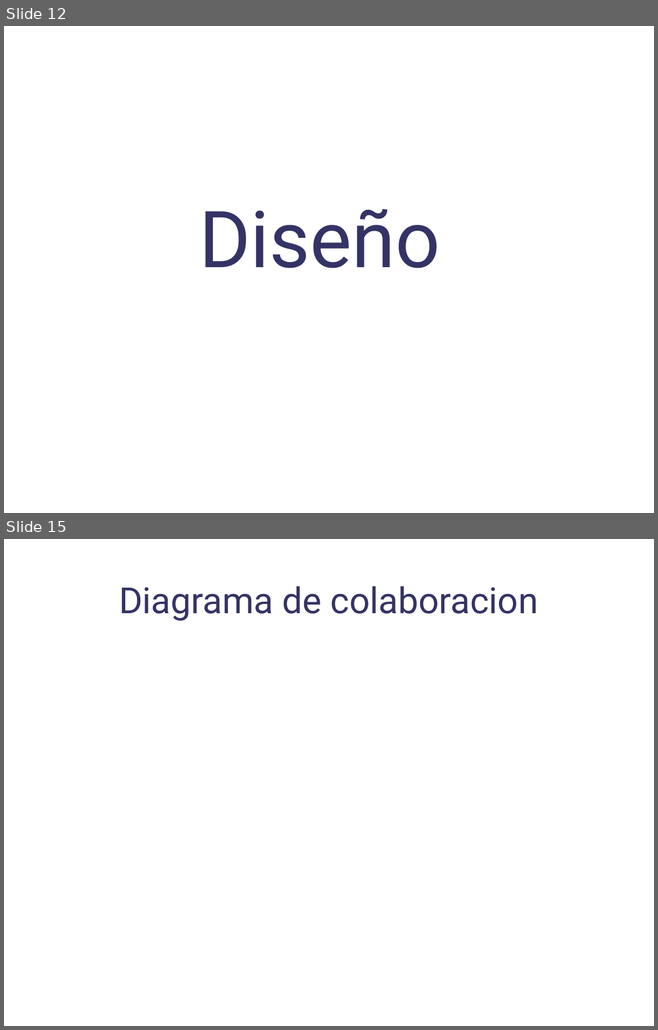
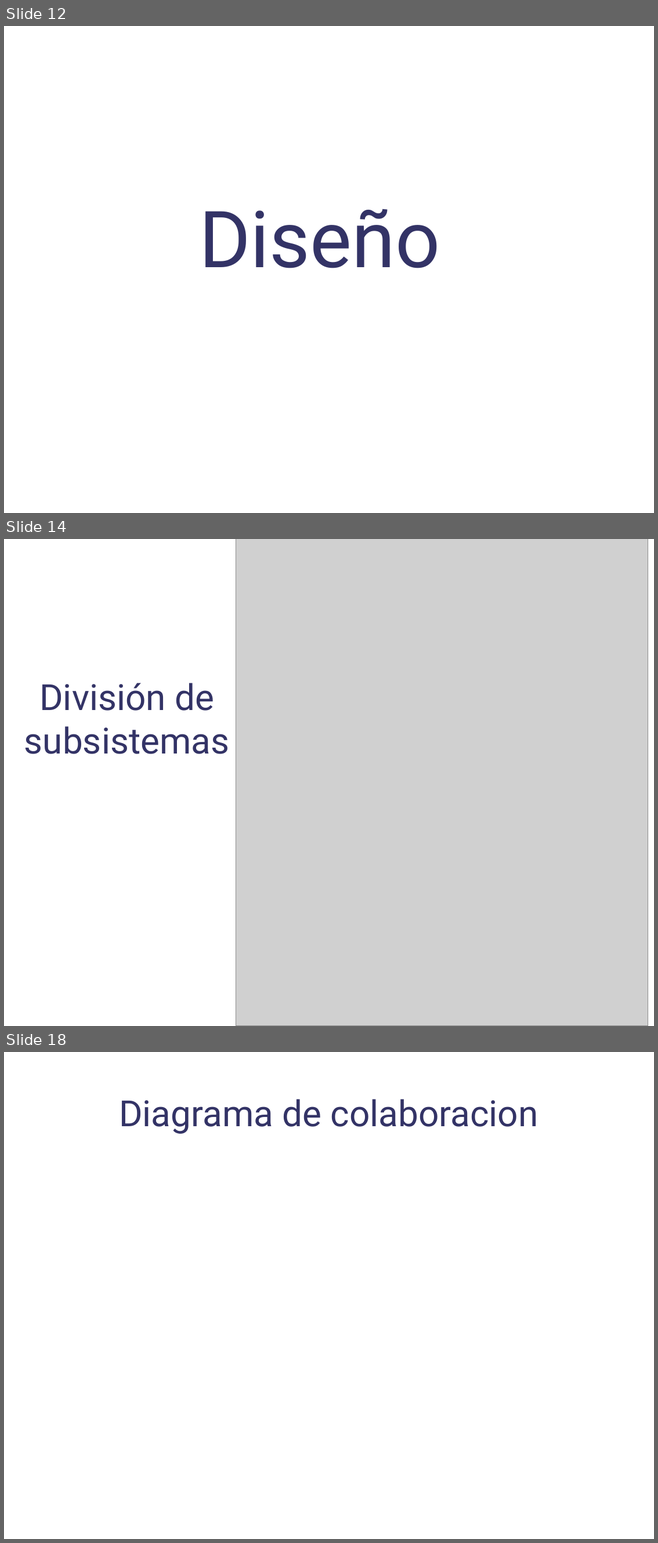
Before and after one commit to danoco78/touchteam, a slide deck: 2_iteracion/Planificacion/InformacionPresentacion/[Sergio] Presentacion-Analisis.odp. Shown one above the other, each under a label of ours: slides 12 and 15 before the commit, slides 12, 14 and 18 after it; the slides between them are not shown. The pictures are 658x1030 and 658x1543 pixels, drawn with LibreOffice and Linux fonts; fonts in the diff are those of the drawing; grey boxes stand for pictures; background and template pictures are left out. Boxes give left, top, right and bottom in pixels: in the first picture for what was removed or moved away, otherwise in the second. Text is boxed around its words. In the diff, an @@ line names an element or a change of style, - is before the commit and + after.

```diff
--- a/2_iteracion/Planificacion/InformacionPresentacion/[Sergio] Presentacion-Analisis.odp
+++ b/2_iteracion/Planificacion/InformacionPresentacion/[Sergio] Presentacion-Analisis.odp
@@ slide 14 added at <box>4,539,654,1026</box>, background picture (left out) @@
@@ picture added at <box>236,539,648,1026</box> @@
@@ title added at <box>24,683,230,754</box>, 44 pt, text #333366 @@
+División de subsistemas
@@ what was slide 15 is now slide 18 @@
```
Also in this commit, not shown: 3 slides changed, 3 other slides added, 1 slide removed, 1 other file.
